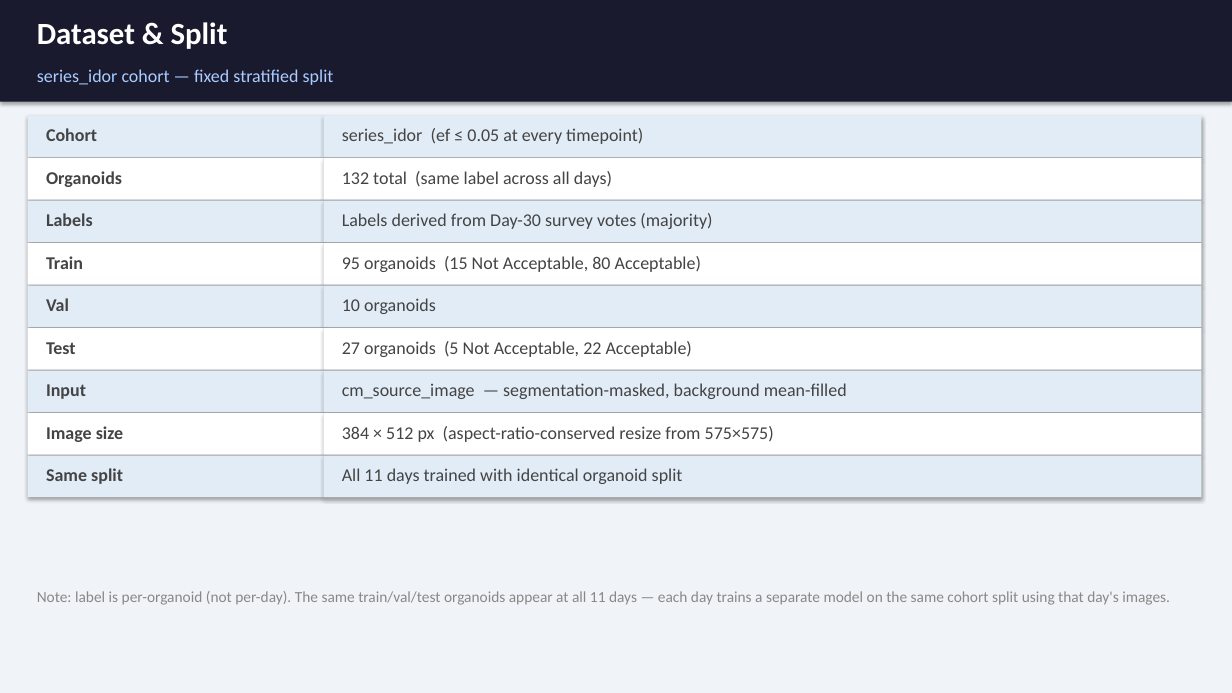
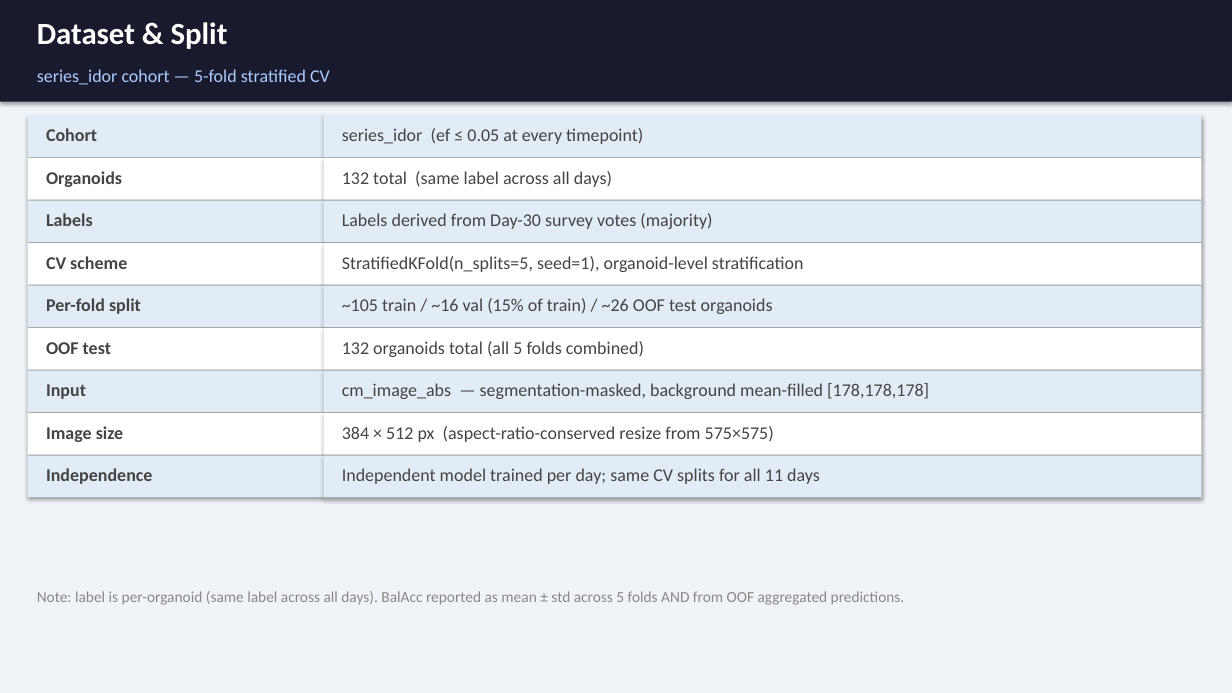
Before and after one commit to dsi-rse/2025-promega-mini-test, a slide deck: slide 4 of figures/image_classifier.pptx. Drawn at 1232x693 pixels with LibreOffice and Linux fonts; fonts in the diff are those of the drawing. Boxes give left, top, right and bottom in pixels: in the first picture for what was removed or moved away, otherwise in the second. Text is boxed around its words. In the diff, an @@ line names an element or a change of style, - is before the commit and + after.

```diff
--- a/figures/image_classifier.pptx
+++ b/figures/image_classifier.pptx
@@ text at [37, 69, 330, 85]: text changed @@
-series_idor cohort — fixed stratified split
+series_idor cohort — 5-fold stratified CV
@@ text at [46, 256, 127, 269]: text changed @@
-Train
+CV scheme
@@ text at [342, 256, 804, 272]: text changed @@
-95 organoids (15 Not Acceptable, 80 Acceptable)
+StratifiedKFold(n_splits=5, seed=1), organoid-level stratification
@@ text at [46, 298, 141, 314]: text changed @@
-Val
+Per-fold split
@@ text at [342, 298, 773, 314]: text changed @@
-10 organoids
+~105 train / ~16 val (15% of train) / ~26 OOF test organoids
@@ text at [46, 342, 111, 354]: text changed @@
-Test
+OOF test
@@ text at [342, 341, 644, 357]: text changed @@
-27 organoids (5 Not Acceptable, 22 Acceptable)
+132 organoids total (all 5 folds combined)
@@ text at [342, 383, 929, 399]: text changed @@
-cm_source_image — segmentation-masked, background mean-filled
+cm_image_abs — segmentation-masked, background mean-filled [178,178,178]
@@ text at [46, 468, 152, 484]: text changed @@
-Same split
+Independence
@@ text at [342, 468, 820, 484]: text changed @@
-All 11 days trained with identical organoid split
+Independent model trained per day; same CV splits for all 11 days
@@ text at [37, 591, 905, 605]: text changed @@
-Note: label is per-organoid (not per-day). The same train/val/test organoids appear at all 11 days — each day trains a separate model on the same cohort split using that day's images.
+Note: label is per-organoid (same label across all days). BalAcc reported as mean ± std across 5 folds AND from OOF aggregated predictions.
```
Also in this commit, not shown: 6 other slides changed, 1 slide added, 5 other files.
